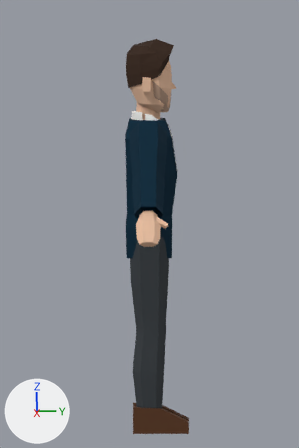
The Blender file characters/blazer_lead/blazer_lead.blend: old version first, new version second.
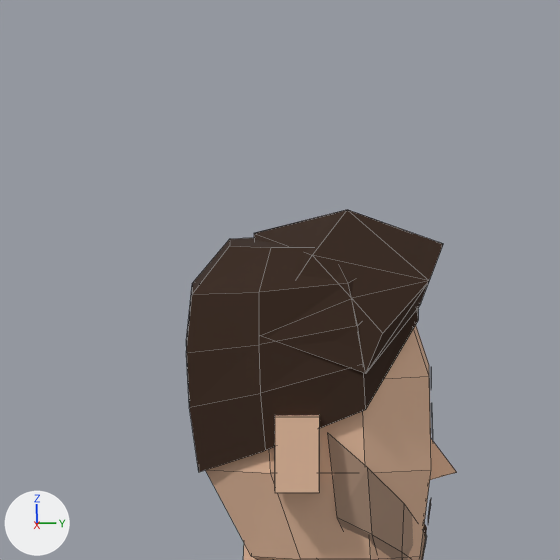
The first picture shows the older version from the file's camera 'Cam'. The close-ups show the older and then the newer version on the part from 30% to 65% of the width and 0% to 23% of the height of that picture. Only the edits that show in the close-ups are written down. Lighting does not change. The marker at lower left points along +X, +Y and +Z. The close-ups show mesh edges as thin lines.

In view in the first close-up: 'blazer_lead'.
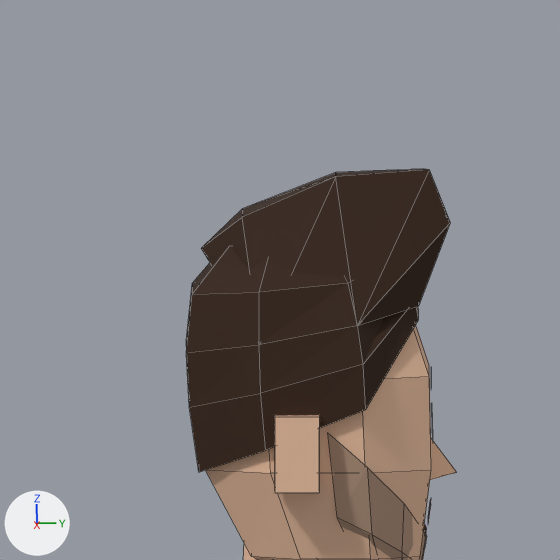
What differs and where, as boxes [x1, y1, x2, y2] in the close-ups (560 x 560 px; the box of a moved part takes in the faces that stretch with it):
'blazer_lead', reshaped
    before: [186, 210, 456, 560]
    after: [186, 169, 456, 560]
part 1 of me_blazer_lead, moved or reshaped
    before: [254, 210, 443, 374]
    after: [201, 169, 450, 325]

Edits to the bpy script that builds the scene:
```text
Change me_blazer_lead:
    used by ob_blazer_lead; location = (0.0, 0.0, 0.0)
    remove me_blazer_lead.from_pydata(...)  # 623 vertices, 485 faces; spans x -0.65..0.65, y -0.11..0.18, z 0.0..1.8
    add me_blazer_lead.from_pydata(...)  # 649 vertices, 498 faces; spans x -0.65..0.65, y -0.11..0.18, z 0.0..1.84
    me_blazer_lead part 1
    11 vertices are removed from x -0.06..0.11, y -0.05..0.11, z 1.7..1.8
    22 faces are deleted
    1 vertex moves from x 0.12, y 0.05, z 1.67 to x 0.11, y 0.04, z 1.71
    13 vertices are added at x -0.12..0.12, y -0.09..0.12, z 1.69..1.84
    23 new faces join them
    other edits to the shape of me_blazer_lead do not show in these pictures
```
